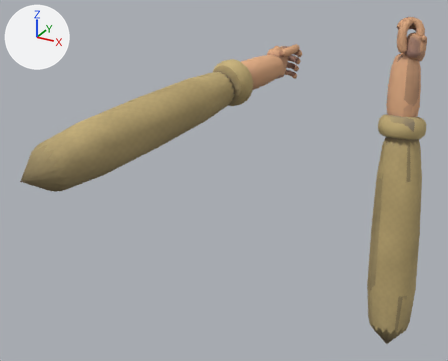
What one commit did to the glTF model game/assets/models/fp_arms.glb.
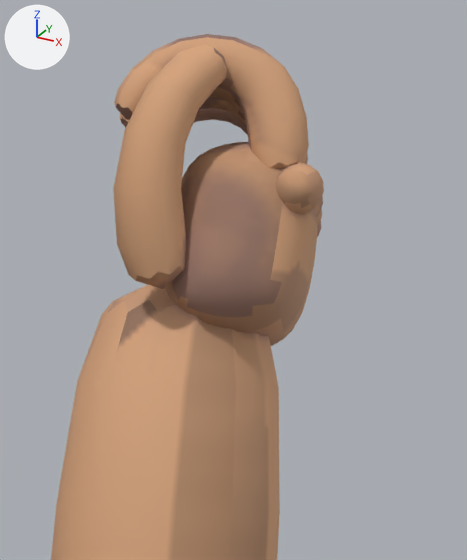
The first picture shows the older version from a 50 mm camera at (0.486, -1.204, 0.158) aimed at (-0.199, 0.041, -0.465). The close-ups show the older and then the newer version on the part from 85% to 100% of the width and 3% to 26% of the height of that picture. Only the edits that show in the close-ups are written down. The axes (+X, +Y, +Z) are drawn at upper left. The lights are the same throughout. Vertices at exactly the same position are counted once.

In view in the first close-up: 'ArmR'.
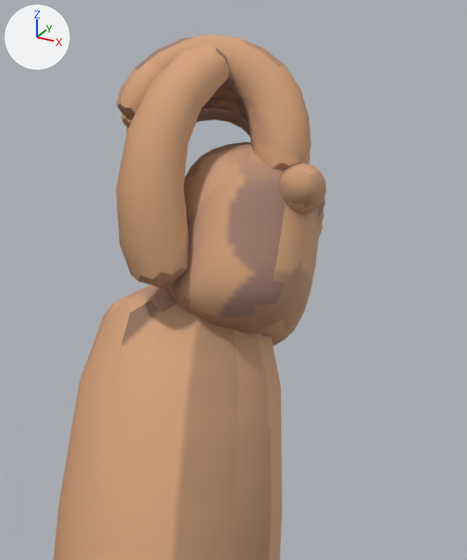
Where the change shows, as pixel boxes [x1, y1, x2, y2] in the close-ups (467 x 560 px; the box of a moved part takes in the faces that stretch with it):
'ArmR', reshaped, moved, turned
    before: [51, 34, 324, 560]
    after: [53, 34, 326, 560]
part 1 of me_armr, moved or reshaped
    before: [277, 163, 324, 237]
    after: [279, 163, 326, 236]
part 2 of me_armr, surface changed
    before: [107, 34, 316, 316]
    after: [110, 34, 324, 316]

The change, as a list of edits to the scene's bpy script:
```text
Change me_armr:
    where me_armr.from_pydata(...)  # 2581 vertices, 5112 faces; spans x -0.049..0.104, y -0.838..0.039, z -0.215..0.055
    used by ob_armr; parent = ob_fparms; location = (0.13, 0.42, -0.138); rotation_euler = (1.187, 0.0, 0.14), in degrees (68, 0, 8)
    me_armr part 1: 283 of 2581 vertices moved; they spanned x 0.029..0.045, y -0.023..-0.005, z -0.044..0.04 and now span x 0.029..0.045, y -0.023..-0.005, z -0.044..0.04; mean shift (0.0, 0.0, 0.0); largest move (0.036, -0.017, 0.04) -> (0.036, -0.017, 0.02)
    me_armr part 2: 946 kept faces spanning x -0.032..0.05, y -0.265..0.039, z -0.08..0.041 get new texture (UV) coordinates
Change ob_armr:
    ob_armr.location: (0.13, 0.42, -0.138) -> (0.131, 0.42, -0.138)
    ob_armr.rotation_euler: (1.187, 0.0, 0.14) -> (1.187, 0.0, 0.146)  # degrees (68, 0, 8) -> degrees (68, 0, 8.4)
```
